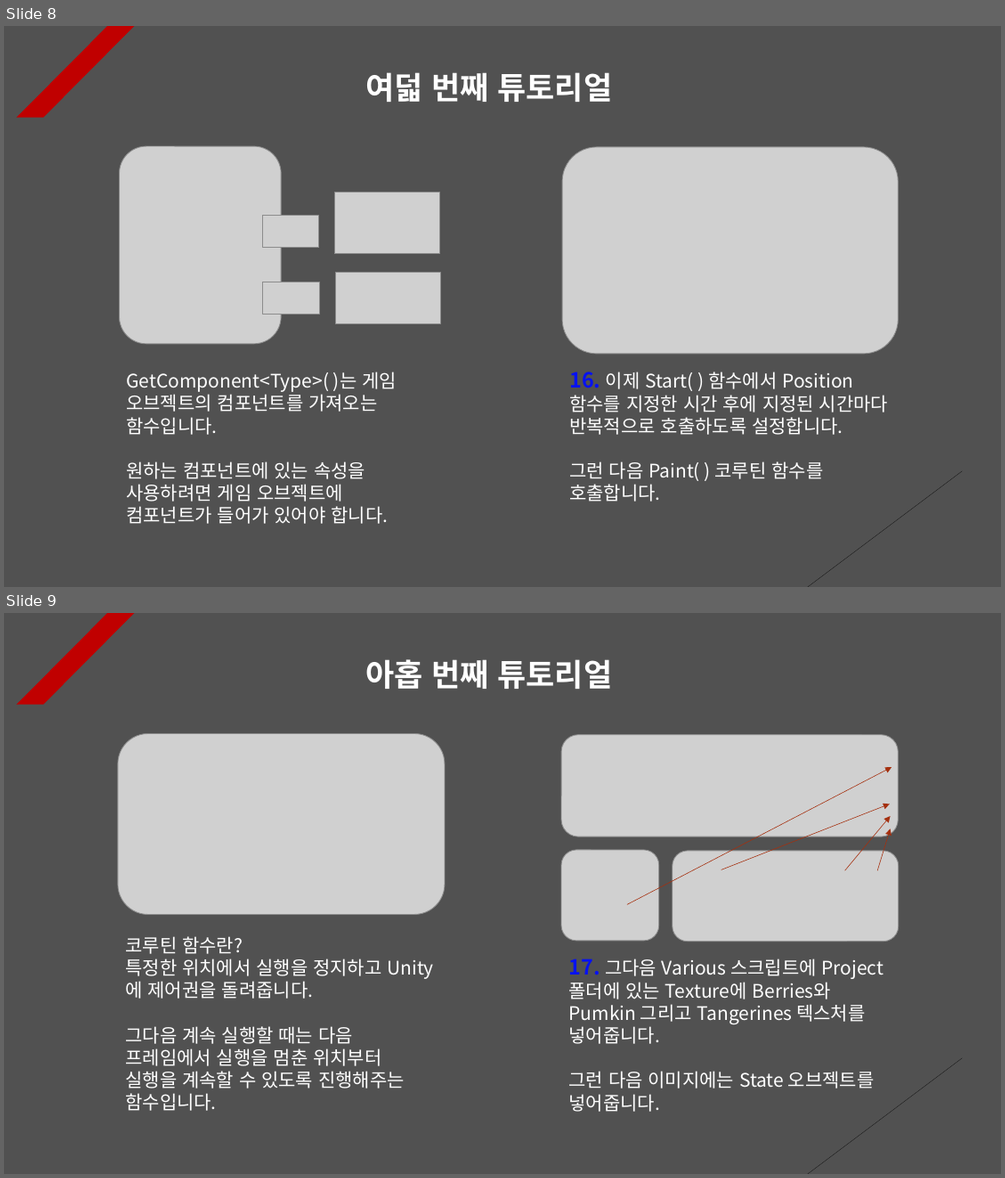
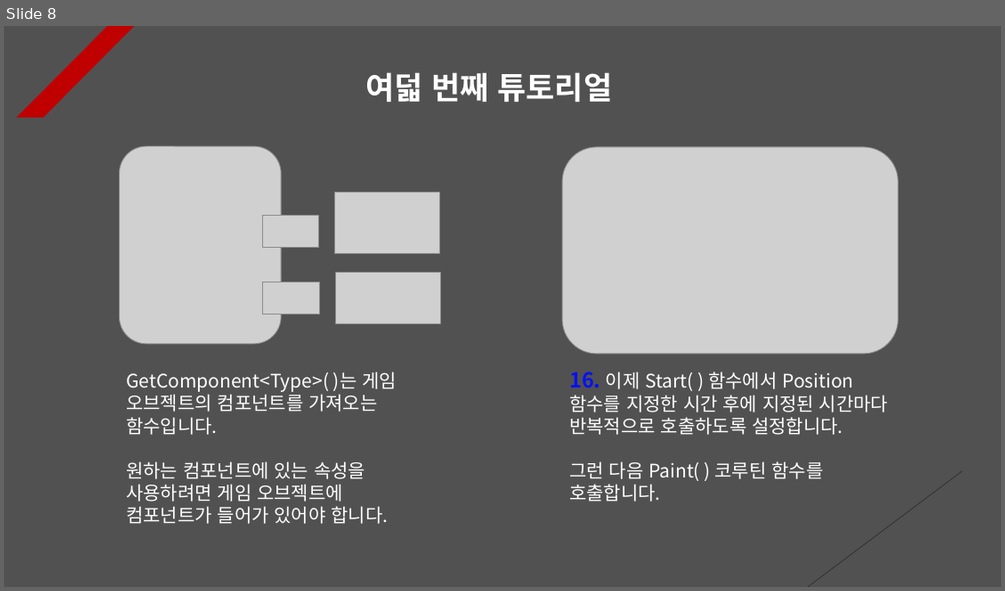
Before and after one commit to Unity2033/3D-UnityEngine, a slide deck: Assets/Class/Joint/PPT Data/Joint Example.pptx. Shown one above the other, each under a label of ours: slides 8 and 9 before the commit, slide 8 after it. The pictures are 1005x1178 and 1005x591 pixels, drawn with LibreOffice and Linux fonts; fonts in the diff are those of the drawing; grey boxes stand for pictures. Boxes give left, top, right and bottom in pixels: in the first picture for what was removed or moved away, otherwise in the second. Text is boxed around its words. In the diff, an @@ line names an element or a change of style, - is before the commit and + after.

Commit message:
Rotation tutorial renewal
- State pattern application

- When a button is clicked, the
  object is set to look at a specific
  object, and after 1 second, the
  object is set to look at the original
  point.

- Instead of handling moving actions
  in updates, handle them using
  coroutines.

- Adding and deleting resource data

```diff
--- a/Assets/Class/Joint/PPT Data/Joint Example.pptx
+++ b/Assets/Class/Joint/PPT Data/Joint Example.pptx
@@ slide 9 removed at <box>4,613,1001,1174</box>, background #515151; not listed: 2 template elements that a slide beside it also shows @@
@@ text removed at <box>365,659,613,689</box> @@
-아홉 번째 튜토리얼
@@ picture removed at <box>118,733,445,915</box> @@
@@ picture removed at <box>561,735,898,836</box> @@
@@ arrow removed from (627, 905) to (891, 767) @@
@@ arrow removed from (721, 869) to (890, 803) @@
@@ arrow removed from (845, 870) to (890, 816) @@
@@ picture removed at <box>561,850,659,941</box> @@
@@ picture removed at <box>672,851,898,941</box> @@
@@ arrow removed from (877, 870) to (890, 828) @@
@@ text removed at <box>125,936,404,1111</box> @@
-코루틴 함수란?
-특정한 위치에서 실행을 정지하고 Unity에 제어권을 돌려줍니다.
-그다음 계속 실행할 때는 다음 프레임에서 실행을 멈춘 위치부터 실행을 계속할 수 있도록 진행해주는 함수입니다.
@@ text removed at <box>569,958,884,1111</box> @@
-17. 그다음 Various 스크립트에 Project 폴더에 있는 Texture에 Berries와 Pumkin 그리고 Tangerines 텍스처를 넣어줍니다.
-그런 다음 이미지에는 State 오브젝트를 넣어줍니다.
```
Also in this commit, not shown: 2 other slides removed, 14 other files.
